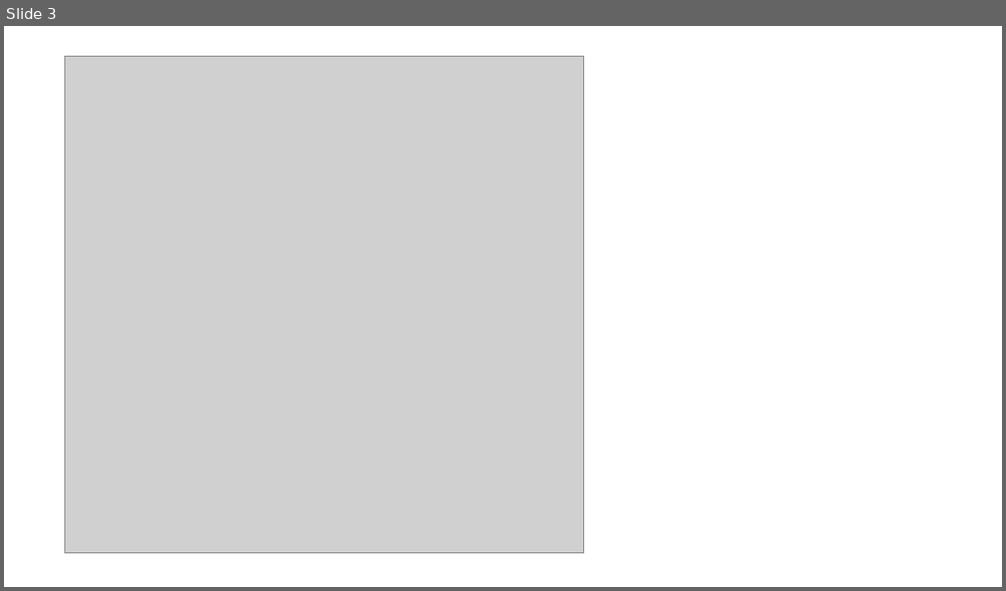
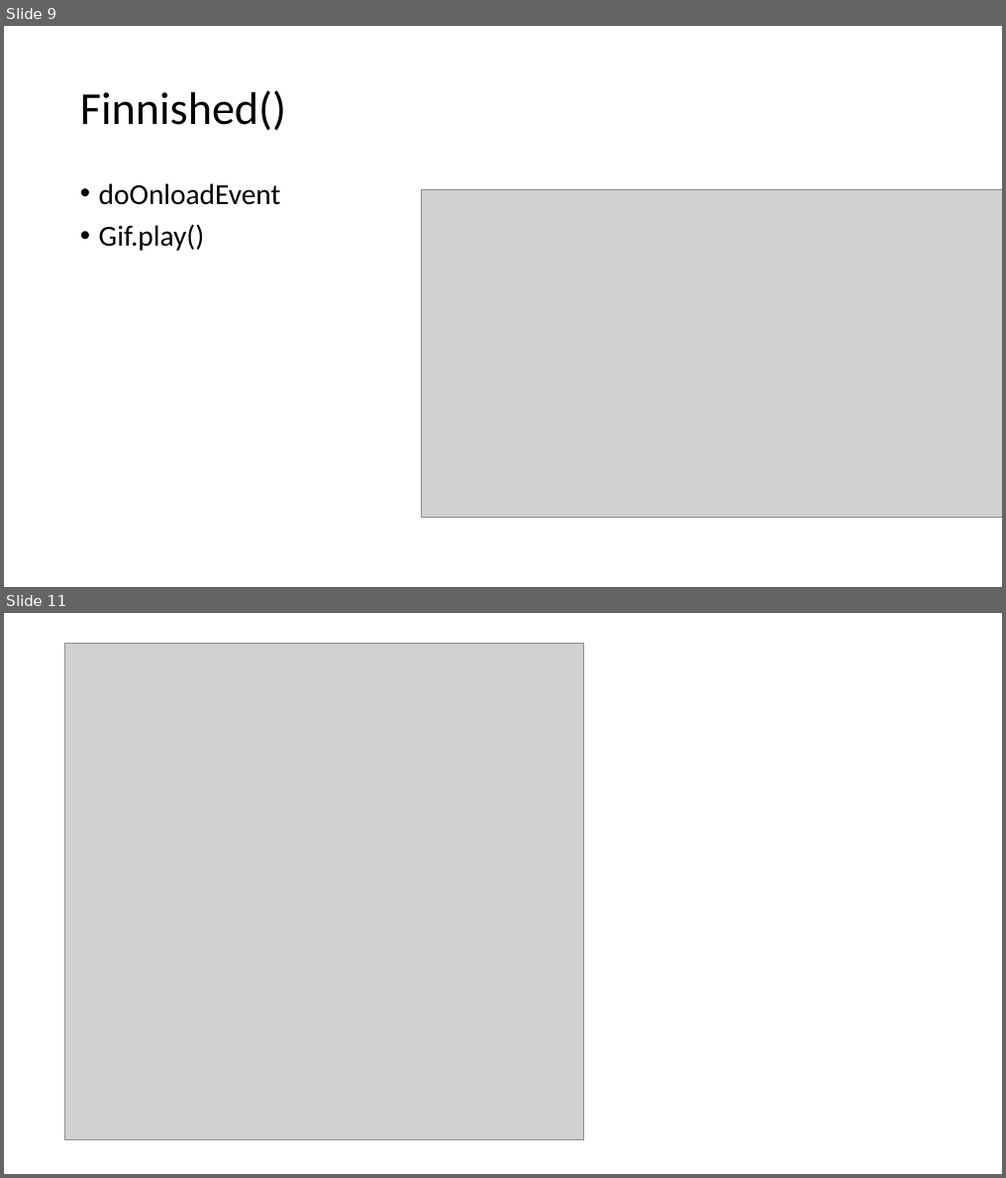
Before and after one commit to philipdeng/gifparse, a slide deck: aboutgif.pptx. Shown one above the other, each under a label of ours: slide 3 before the commit, slides 9 and 11 after it; the slides between them are not shown. The pictures are 1006x591 and 1006x1178 pixels, drawn with LibreOffice and Linux fonts; fonts in the diff are those of the drawing; grey boxes stand for pictures. Boxes give left, top, right and bottom in pixels: in the first picture for what was removed or moved away, otherwise in the second. Text is boxed around its words. In the diff, an @@ line names an element or a change of style, - is before the commit and + after.

```diff
--- a/aboutgif.pptx
+++ b/aboutgif.pptx
@@ slide 9 added at box(4, 26, 1002, 587), background #FFFFFF @@
@@ title added at box(80, 90, 286, 131), 44 pt, text #000000 @@
+Finnished()
@@ text added at box(99, 183, 281, 251), 28 pt, text #000000 @@
+• doOnloadEvent
+• Gif.play()
@@ picture added at box(421, 189, 1002, 518) @@
@@ what was slide 3 is now slide 11 @@
```
Also in this commit, not shown: 1 slide changed, 11 other slides added, 2 slides removed, 5 other files.
